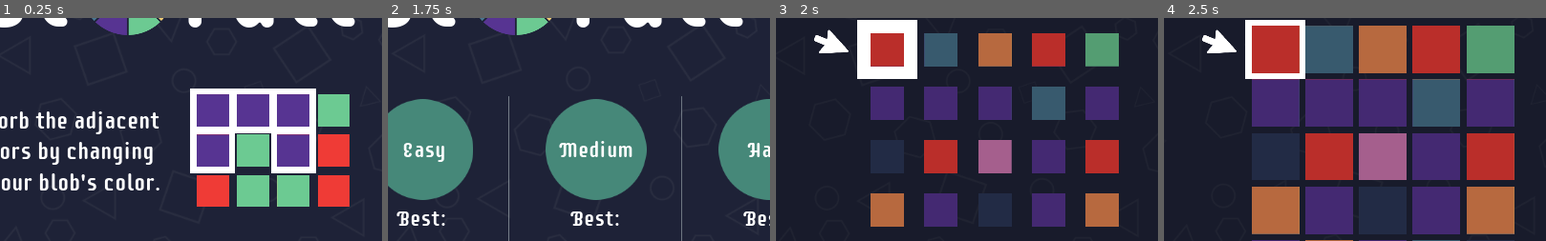
Above: before the commit, frames 1-4 (left to right).
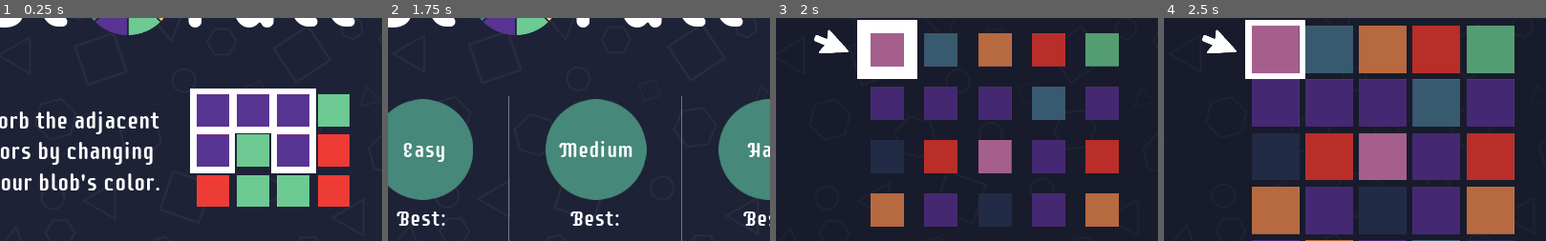
Above: after the commit, the same moments.

Repository: thamara/colorall
Game: Godot game, scene res://Menu.tscn
Two runs of this game, one before a commit and one after it. Both use one fixed random seed, a clock stepped at 60 frames per second and the inputs below. Sound files missing from this copy of the repository are replaced by a short silence.
Inputs (mouse positions are % of the whole screen's width and height, from its top left):
- Up to frame 1 (0.25 s): no input
- Up to frame 2 (1.75 s): click (50, 84) at 0.52 s; click (16, 51) at 1.27 s
- Up to frame 3 (2 s): no input
- Up to frame 4 (2.5 s): click (97, 5) at 2.02 s
The pictures show only the part of the screen within x 34-84%, y 22-72%; the shares and areas given below are measured in that part.

Frames 1-2 are identical in both runs. In frame 3, 1.3% of the frame differs, in the area x 24-34%, y 6-22%; in frame 4, 2.7%, in the area x 23-36%, y 3-25%.

Commit message:
Grid to not overide initial tile

Diff:
--- a/colorall/Grid.gd
+++ b/colorall/Grid.gd
@@ -71,7 +71,8 @@
 func create_piece_at(i, j):
 	if all_pieces[i][j]:
 		return
-	var rand_tile = GameManager.tiles[floor(rand_range(0, len(GameManager.tiles)))]
+	var tile_number = floor(rand_range(0, len(GameManager.tiles)))
+	var rand_tile = GameManager.tiles[tile_number]
 	var new_tile = rand_tile[1].instance()
 	if i == 0 && j == 0:
 		new_tile.show_glow()
@@ -153,10 +154,10 @@
 	return map.world_to_map(pos) - Vector2(offset_w, offset_h)
 
 
-func match_and_color():
+func match_and_color(color_selected):
 	find_matches(Vector2(0, 0))
 	for piece in pieces_to_color:
-		piece.set_color(GameManager.EnumToName[GameManager.color_selected])
+		piece.set_color(color_selected)
 	pieces_to_color = []
 
 	# Update Score
@@ -175,7 +176,7 @@
 	if GameManager.state == GameManager.State.Wait:
 		return
 	GameManager.state = GameManager.State.Wait
-	match_and_color()
+	match_and_color(GameManager.EnumToName[GameManager.color_selected])
 	GameManager.click_count += 1
 
 
@@ -195,7 +196,8 @@
 
 	initialize_game()
 	place_pieces()
-	match_and_color()
+
+	match_and_color(all_pieces[0][0].color_name)
 
 
 func stop_game():
--- a/colorall/manager/GameManager.gd
+++ b/colorall/manager/GameManager.gd
@@ -184,7 +184,6 @@
 
 
 func report_first_and_last_colors(grid_id, first, last):
-	print('first: ', first, ' last: ', last)
 	if first != "" && first == last && !user_achievements[Achievements.FullCycle]["achieved"][grid_id]:
 		user_achievements[Achievements.FullCycle]["achieved"][grid_id] = true
 		save_achievements()
